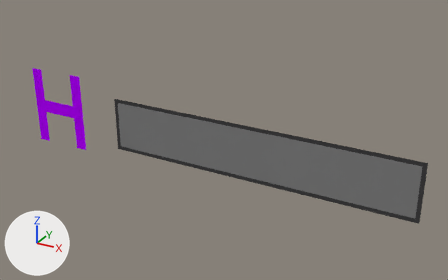
The Blender file HelmetHUD_Hydrogen.blend, before and after one commit.
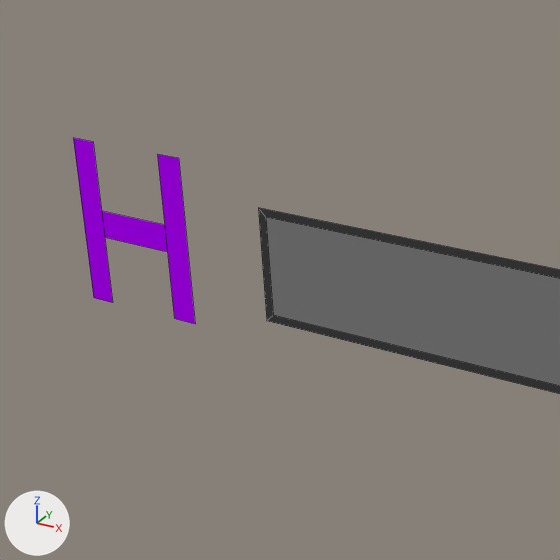
Old and new are each drawn whole from a camera (50 mm lens) standing at (0.015, -0.0307, 0.0159) and looking at (-0.0023, 0.0008, 0.0002) and again close up on the part from 0% to 55% of the width and 2% to 91% of the height. Arrows for +X, +Y and +Z are at lower left; the lights stay in place. The close-ups show mesh edges as thin lines.

Objects in the first close-up: 'Hydrogen'.
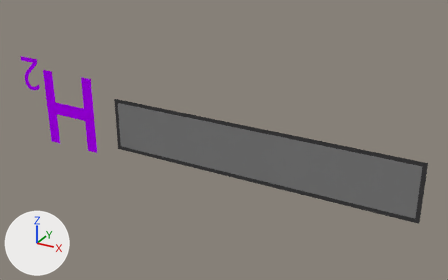
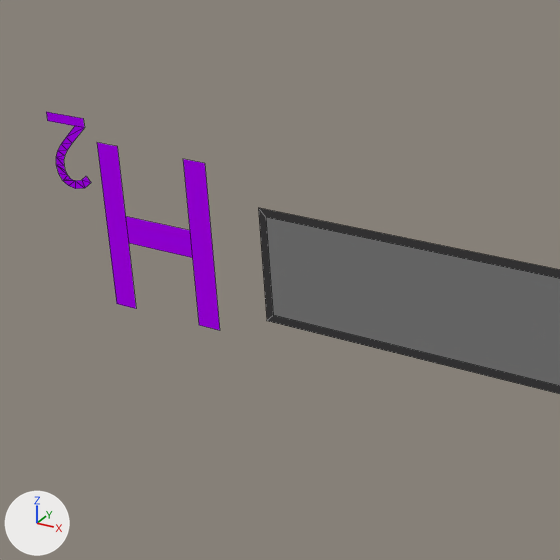
The change, as JSON lines over the scene's bpy script:
```json
{"block": "me_cube_015", "where": "# used by ob_hydrogen; location = (0.0, 0.0, 0.0)"}
{"block": "me_cube_015", "where": "# verts and faces of me_cube_015; kept vertices keep their numbers, new ones are numbered from 20"}
{"block": "me_cube_015", "where": "# before: 4 (-0.0166, 0.0, 0.0029) at pixel (93, 141), 5 (-0.0166, 0.0, -0.0026) at pixel (112, 302), 6 (-0.0174, 0.0, 0.0029) at pixel (73, 137), 7 (-0.0174, 0.0, -0.0026) at pixel (93, 297), 8 (-0.0131, 0.0, 0.0029) at pixel (178, 158)"}
{"block": "me_cube_015", "where": "# before: 9 (-0.0131, 0.0, -0.0026) at pixel (195, 324), 10 (-0.014, 0.0, 0.0029) at pixel (157, 154), 11 (-0.014, 0.0, -0.0026) at pixel (174, 318), 12 (-0.014, 0.0, 0.0006) at pixel (164, 224), 13 (-0.014, 0.0, -0.0003) at pixel (167, 252)"}
{"block": "me_cube_015", "where": "# before: 14 (-0.0166, 0.0, 0.0006) at pixel (101, 210), 15 (-0.0166, 0.0, -0.0003) at pixel (104, 237)"}
{"op": "remove", "block": "me_cube_015", "code": "me_cube_015.from_pydata(...)  # 20 vertices, 8 faces; spans x -0.0174..0.0102, y 0.0, z -0.0026..0.0029"}
{"op": "add", "block": "me_cube_015", "code": "me_cube_015.from_pydata(...)  # 47 vertices, 31 faces; spans x -0.0184..0.0102, y 0.0, z -0.0026..0.0036"}
{"block": "me_cube_015", "change": "me_cube_015 part 1: a new loose piece of 27 vertices spanning x -0.0184..-0.0169, y 0.0, z 0.0012..0.0036, in mat_hud"}
{"block": "me_cube_015", "change": "me_cube_015 part 2"}
{"op": "add", "block": "me_cube_015", "code": "for i in [*range(4, 16)]: verts[i] += (0.001, 0.0, 0.0)"}
```

Location of each change, [x1, y1, x2, y2] in pixels of the close-ups (560 x 560 px; the box of a moved part takes in the faces that stretch with it):
```json
{"object": "Hydrogen", "change": "reshaped", "before": [73, 138, 560, 394], "after": [46, 112, 560, 394]}
{"part": 1, "of": "me_cube_015", "change": "added", "after": [46, 112, 91, 189], "on screen": "purple"}
{"part": 2, "of": "me_cube_015", "change": "moved or reshaped", "before": [73, 138, 195, 324], "after": [97, 143, 220, 330]}
```
